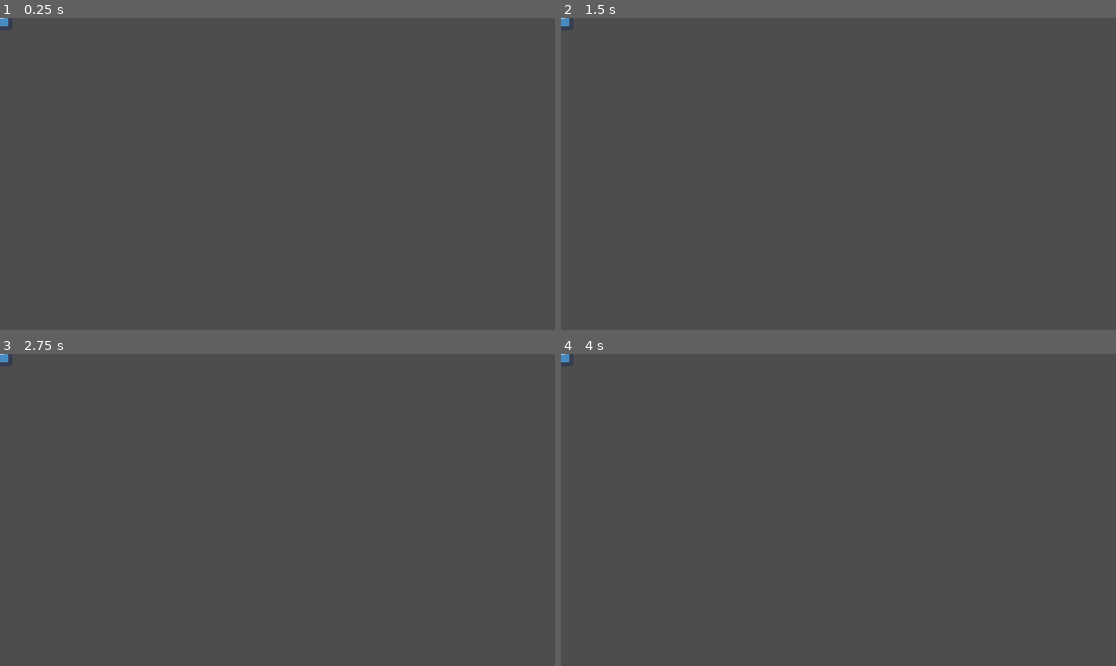
Above: before the commit, frames 1-4 (two rows, left to right).
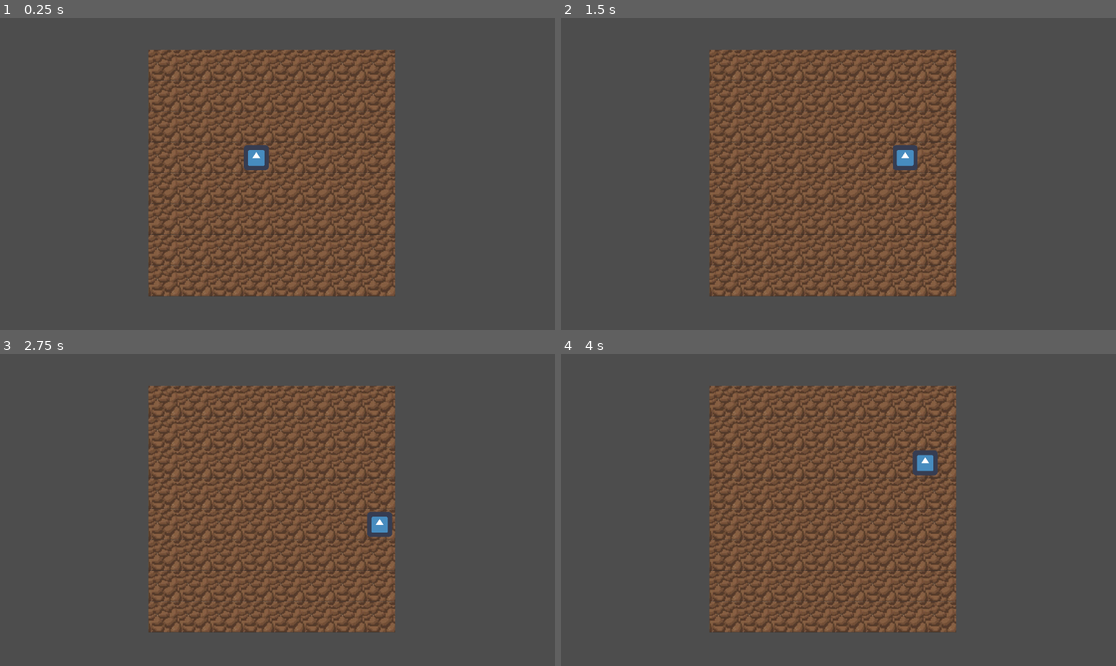
Above: after the commit, the same moments.

Repository: bardunbar/galway-game-jam-23
Game: Godot game, scene res://screens/game/game_scene.tscn
The game is run twice, just before and just after one commit, with the same random seed, the same clock (stepped at 60 frames per second) and the same inputs. The engine's default icon, where the game draws it, is replaced by a stand-in: a white triangle on a blue panel in a dark square.
Inputs:
- Up to frame 1 (0.25 s): no input
- Up to frame 2 (1.5 s): tap Enter at 0.5 s; hold Right (move_right) 0.53-1.28 s; hold Down (move_down) from 1.28 s (still down)
- Up to frame 3 (2.75 s): release Down (move_down) at 2.03 s; hold Right (move_right) from 2.03 s (still down)
- Up to frame 4 (4 s): release Right (move_right) at 2.78 s; hold Up (move_up) 2.78-3.53 s; hold Left (move_left) from 3.53 s (still down)

The runs differ from the first frame. In frame 1, 35% of the frame differs, in the area x 0-72%, y 0-90%; in frame 2, 35%; in frame 3, 35%; in frame 4, 35%.
Error before the commit: Invalid assignment of property or key 'grid_position' with value of type 'Vector2i' on a base object of type 'Node2D (Tile)'. (res://screens/game/grid/grid.gd:…

Commit message:
Removes redundancy from grid.

Diff:
--- a/project/screens/game/grid/grid.gd
+++ b/project/screens/game/grid/grid.gd
@@ -42,7 +42,6 @@
 			tile.position.x += (tile_size * j)
 			tile.position.y += (tile_size * i)
 
-			tile.grid_position = Vector2i(j, i)
 			current_tiles[i].append(tile)
 
 			add_child(tile)
